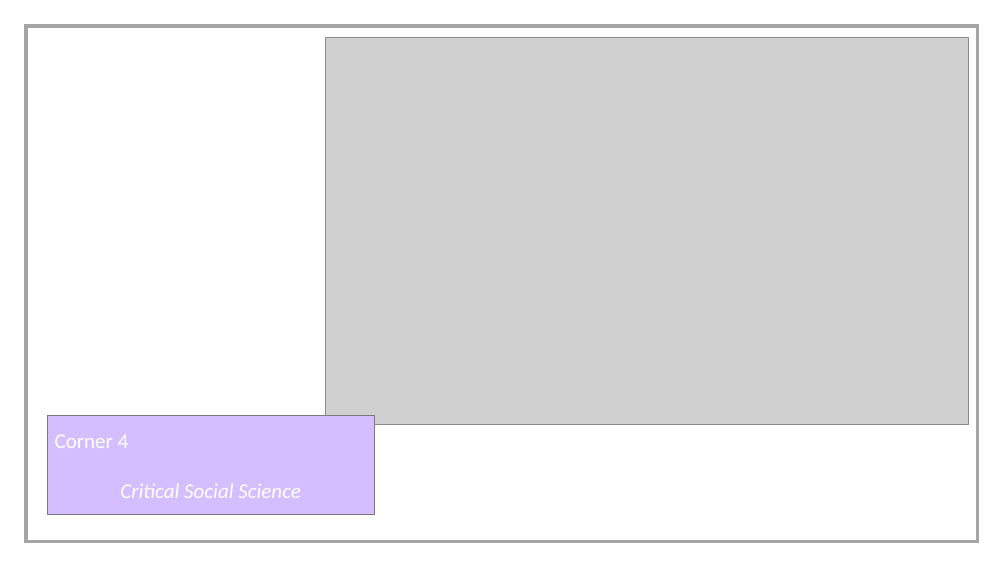
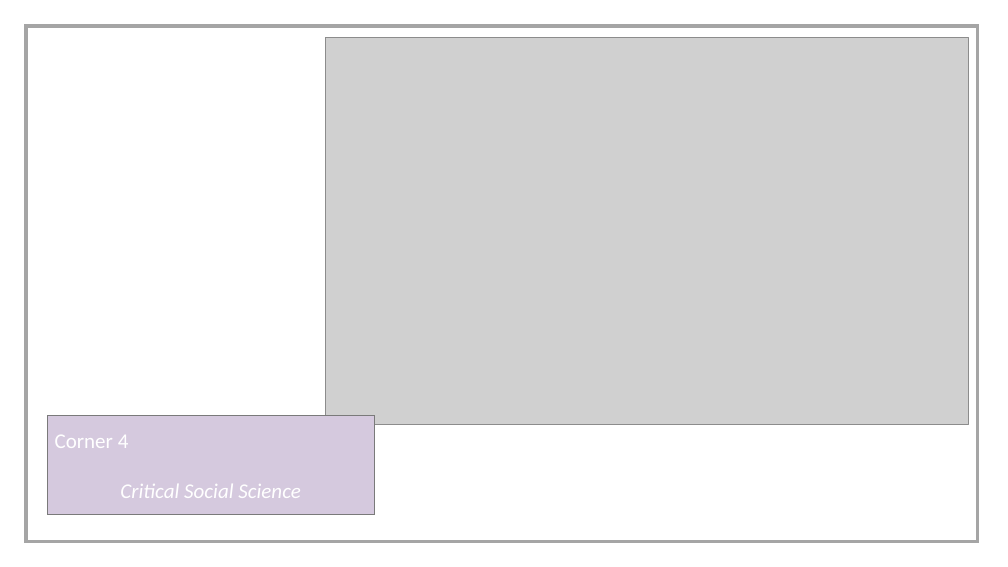
Before and after one commit to unepwcmc/go-fox, a slide deck: slide 11 of public/GOFOX_facilitation_slides.pptx. Drawn at 1008x567 pixels with LibreOffice and Linux fonts; fonts in the diff are those of the drawing; grey boxes stand for pictures. Boxes give left, top, right and bottom in pixels: in the first picture for what was removed or moved away, otherwise in the second. Text is boxed around its words. In the diff, an @@ line names an element or a change of style, - is before the commit and + after.

```diff
--- a/public/GOFOX_facilitation_slides.pptx
+++ b/public/GOFOX_facilitation_slides.pptx
@@ rectangle "Corner 4" at bbox=[47, 415, 374, 515]: fill #D5BEFE to #D5C9DE @@
```
Also in this commit, not shown: 2 other slides changed, 2 other files.
